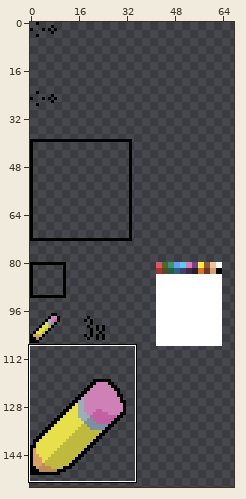
Pixel-art file: src/game/paint/assets/paint-source.aseprite. The picture above shows the old version from afar; the outline marks the close-up.
Close-up. Before:
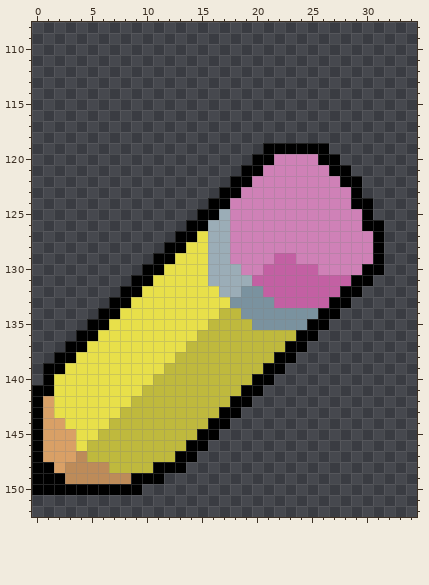
300x300 pixels, 1 frame. Shown: x 0..34, y 108..152. The wide view leaves out empty margins.
After the commit:
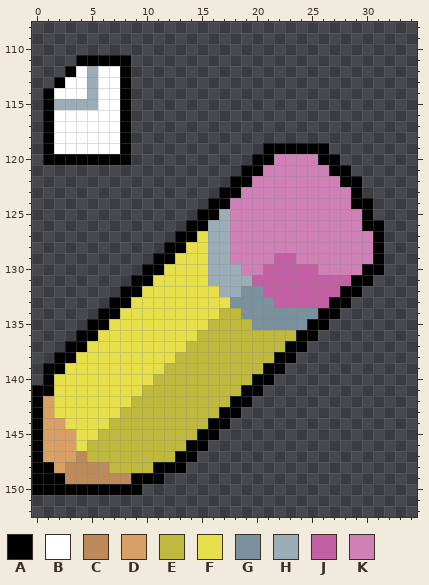
Palette (. is transparent): A #000000  B #ffffff  C #bd8b59  D #d9a066  E #bfb93d  F #e8e04a  G #7a929f  H #9badb7  J #c360a3  K #cf81b7
Change:
There is now colour A in row 111 at x 4 to 8; in row 112 at x 3 and 8; in row 113 at x 2 and 8; in rows 114 to 119 at x 1 and 8; in row 120 at x 1 to 8.
There is now colour B in row 112 at x 4 and 6 to 7; in row 113 at x 3 to 4 and 6 to 7; in row 114 at x 2 to 4 and 6 to 7; in row 115 at x 6 to 7; in rows 116 to 119 at x 2 to 7.
There is now colour H in rows 112 to 114 at x 5; in row 115 at x 2 to 5.
Pixel boxes of the changes (left, top, right, bottom) in both close-ups:
added: (43, 55, 131, 165)
